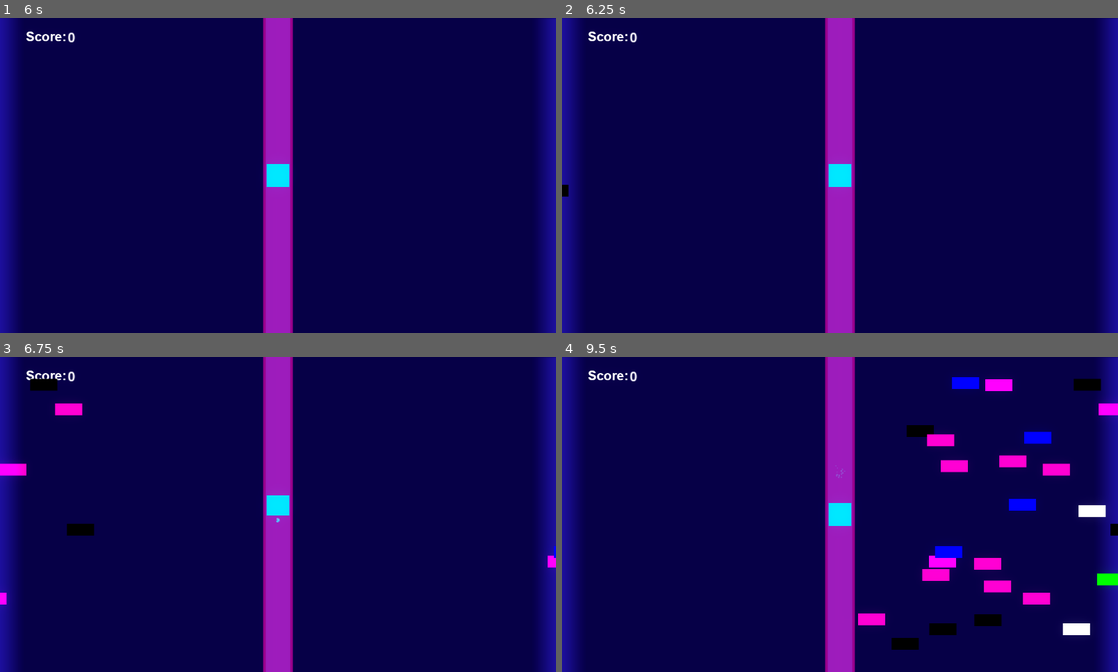
Above: before the commit, frames 1-4 (two rows, left to right).
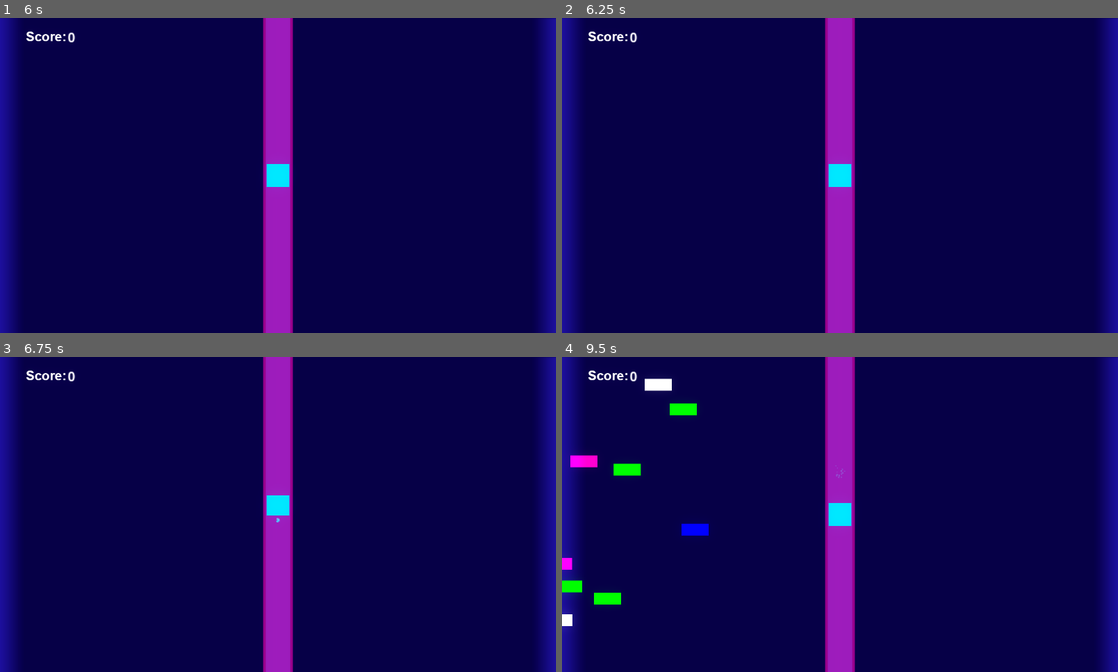
Above: after the commit, the same moments.

Repository: budermich/3-DAY-GAME-
Game: Godot game, scene res://scenes/World Scenes/MainMenu.tscn
The game is run twice, just before and just after one commit, with the same random seed, the same clock (stepped at 60 frames per second) and the same inputs.
Inputs (mouse positions are in pixels of both pictures, inside the frame that each line leads up to):
- Up to frame 1 (6 s): click (278, 184) at 0.5 s; tap Enter at 1.25, 2.75, 4.25 s; hold W (Up) 1.28-2.03 s; tap Space at 2, 3.5, 5 s; hold S (down) 2.03-2.78 s; hold W (Up) 2.78-4.28 s; hold S (down) from 4.28 s (still down)
- Up to frame 2 (6.25 s): keep holding S (down)
- Up to frame 3 (6.75 s): release S (down) at 6.53 s; hold W (Up) from 6.53 s (still down)
- Up to frame 4 (9.5 s): release W (Up) at 8.78 s; hold S (down) from 8.78 s (still down)

Frame 1 is identical in both runs. In frame 2, less than 0.1% of the frame differs, in the area x 0-2%, y 52-57%; in frame 3, 0.9%; in frame 4, 5.9%, in the area x 0-100%, y 6-93%.
Error after the commit: Parse Error: Unexpected "Identifier" in class body. (res://scripts/area_2d.gd:5)

Commit message:
a few fixes

Diff:
--- a/scenes/Obstacles/ObsRight.gd
+++ b/scenes/Obstacles/ObsRight.gd
@@ -1,14 +1,17 @@
 extends Area2D
 var StartPos
 var dir = Vector2.RIGHT
-var speed = 400
+var speed = 150
 var type:String = "aux"
-# Called when the node enters the scene tree for the first time.
+@onready var polygon_2d: Polygon2D = $Polygon2D
+
 func _ready():
-	var rand = randi_range(0,1)
+	var rand = randi_range(0,3)
 	match rand:
-		0: type="Deadly"; get_child(0).color.h=randf_range(0,100); get_child(0).color.r=0; get_child(0).color.g=0; get_child(0).color.b=0;
-		1: type="Score"; get_child(0)
+		0: type="Deadly"; polygon_2d.color.r=1; polygon_2d.color.g=1; polygon_2d.color.b=1
+		1: type="Score"
+		2: type="Speed"; polygon_2d.color.r=0; polygon_2d.color.g=0; polygon_2d.color.b=1
+		3: type="Enlargen"; polygon_2d.color.g=1; polygon_2d.color.r=0; polygon_2d.color.b=0
 	StartPos = position.x
 
 func _process(delta):
--- a/scripts/area_2d.gd
+++ b/scripts/area_2d.gd
@@ -3,8 +3,7 @@
 var dir = Vector2.LEFT
 var speed = 150
 var type:String = "aux"
-# Called when the node enters the scene tree for the first time.
-@onready var polygon_2d: Polygon2D = $Polygon2D
+ss@onready var polygon_2d: Polygon2D = $Polygon2D
 
 func _ready():
 	var rand = randi_range(0,3)
